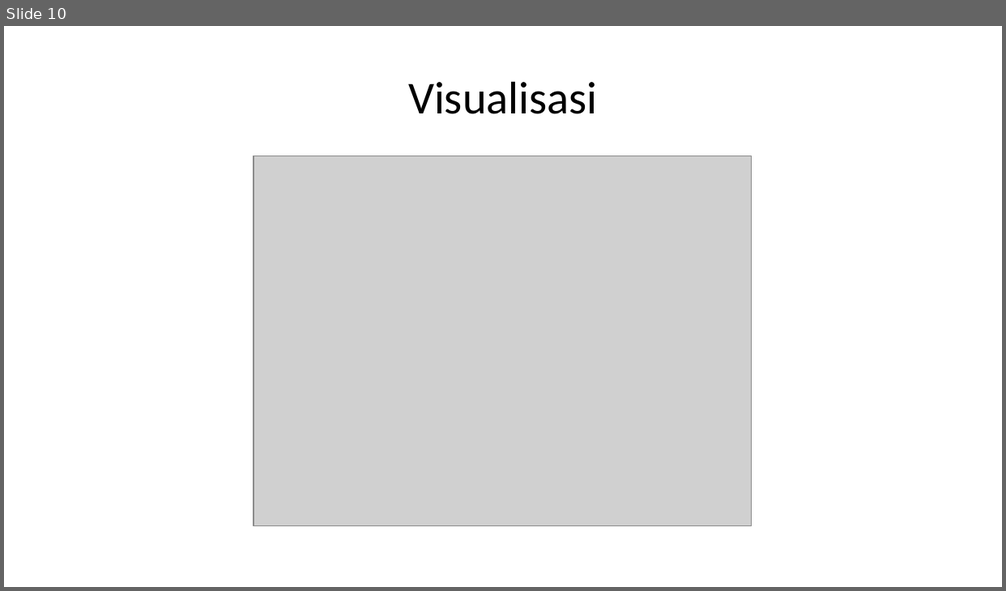
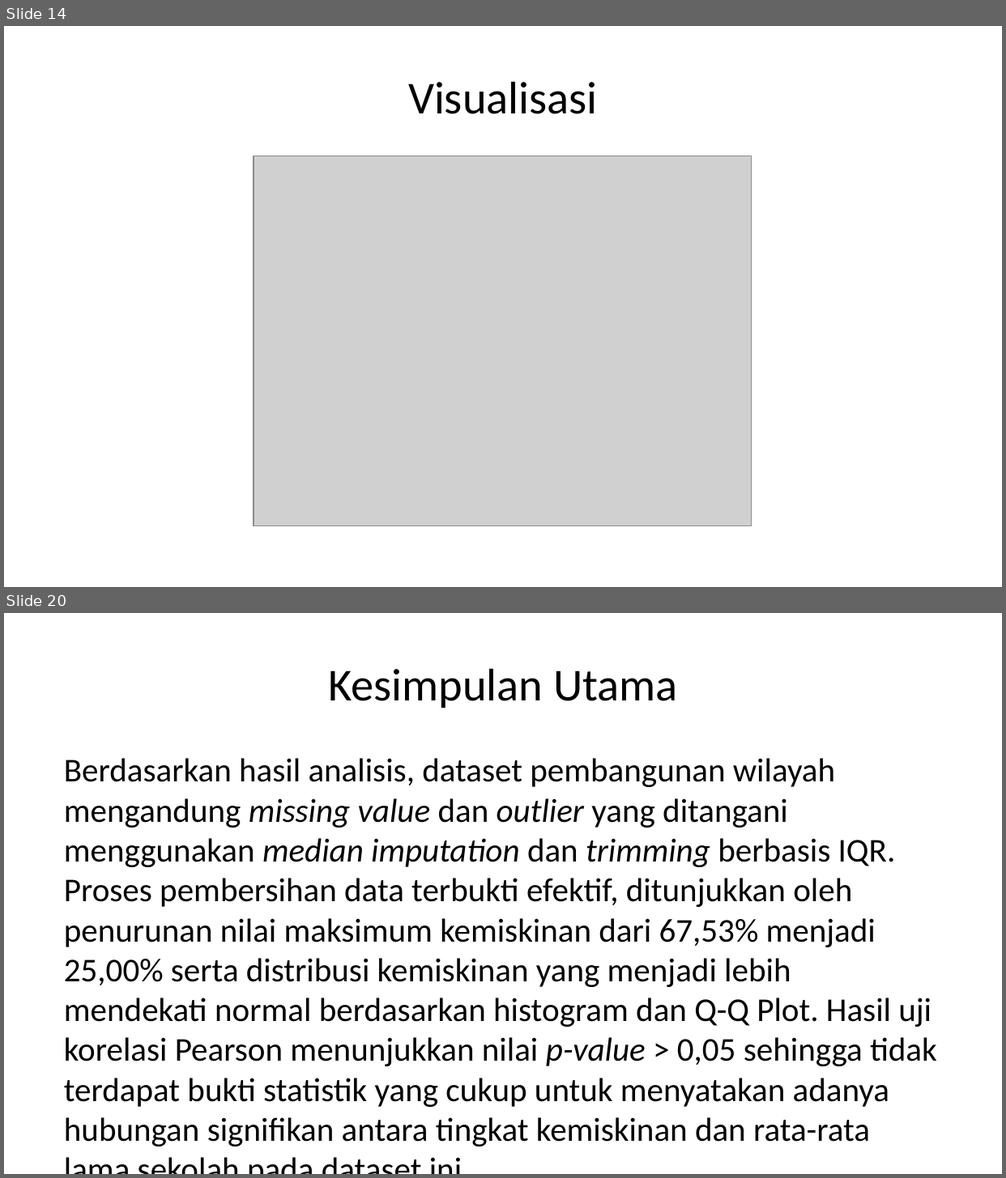
Before and after one commit to inbloom21/probstatproyekakhir, a slide deck: dokumen/PPT-Laporan.pptx. Shown one above the other, each under a label of ours: slide 10 before the commit, slides 14 and 20 after it; the slides between them are not shown. The pictures are 1006x591 and 1006x1178 pixels, drawn with LibreOffice and Linux fonts; fonts in the diff are those of the drawing; grey boxes stand for pictures. Boxes give left, top, right and bottom in pixels: in the first picture for what was removed or moved away, otherwise in the second. Text is boxed around its words. In the diff, an @@ line names an element or a change of style, - is before the commit and + after.

```diff
--- a/dokumen/PPT-Laporan.pptx
+++ b/dokumen/PPT-Laporan.pptx
@@ slide 20 added at (4, 613, 1002, 1174), background #FFFFFF @@
@@ title added at (328, 668, 678, 708), 33 pt, text #000000 @@
+Kesimpulan Utama
@@ text added at (64, 758, 937, 1147), 24 pt, text #000000 @@
+Berdasarkan hasil analisis, dataset pembangunan wilayah mengandung missing value dan outlier yang ditangani menggunakan median imputation dan trimming berbasis IQR. Proses pembersihan data terbukti efektif, ditunjukkan oleh penurunan nilai maksimum kemiskinan dari 67,53% menjadi 25,00% serta distribusi kemiskinan yang menjadi lebih mendekati normal berdasarkan histogram dan Q-Q Plot. Hasil uji korelasi Pearson menunjukkan nilai p-value > 0,05 sehingga tidak terdapat bukti statistik yang cukup untuk menyatakan adanya hubungan signifikan antara tingkat kemiskinan dan rata-rata lama sekolah pada dataset ini.
@@ what was slide 10 is now slide 14 @@
```
Also in this commit, not shown: 12 other slides added, 1 slide removed, 1 other file.
